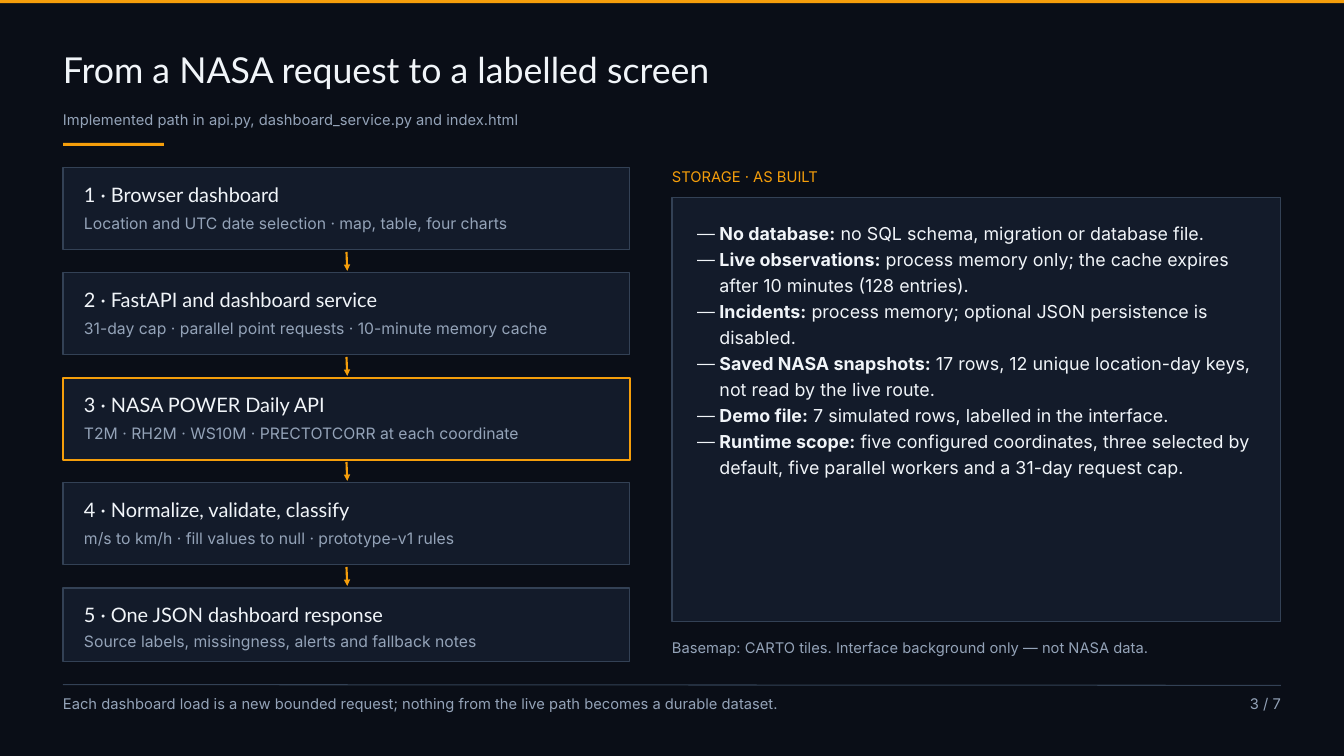
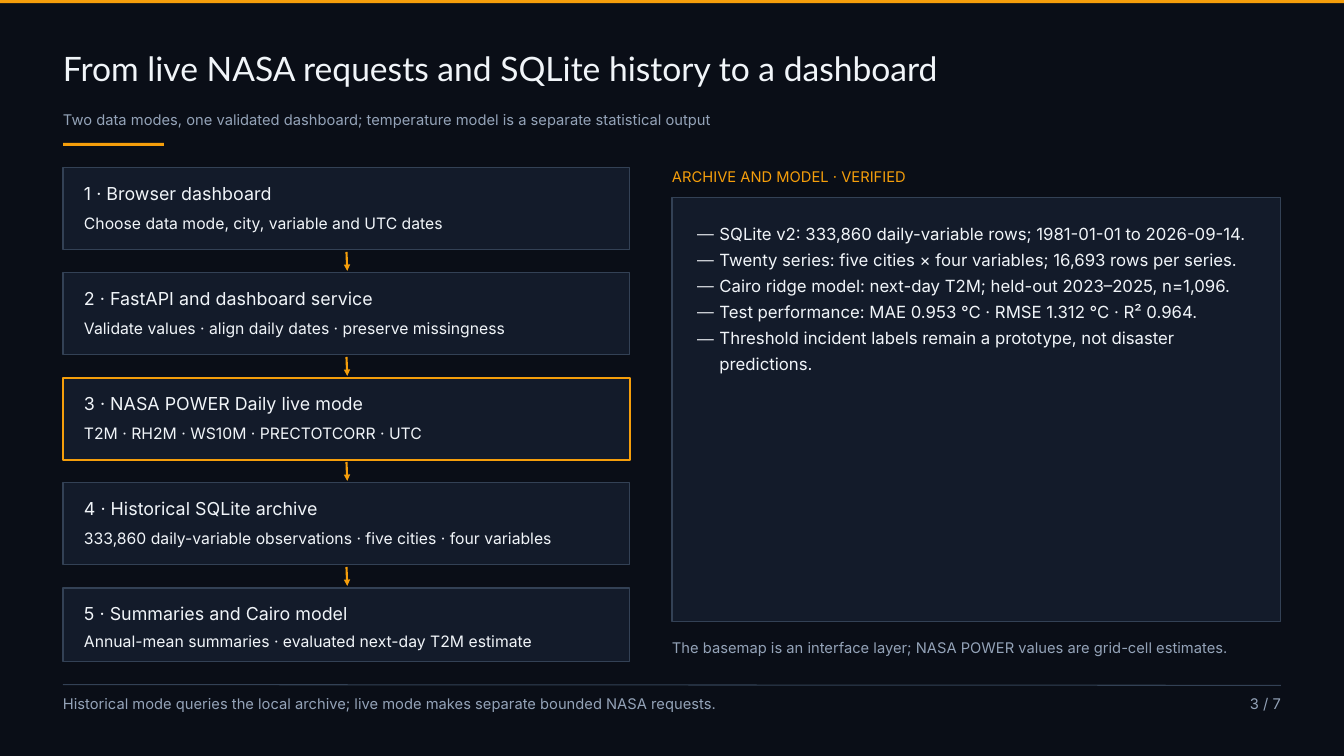
Before and after one commit to aliahmed-star/earthscope, a slide deck: slide 3 of submission_deliverables_2026-11-14/EarthScope_Final_Presentation.pptx. Drawn at 1344x756 pixels with LibreOffice and Linux fonts; fonts in the diff are those of the drawing. Boxes give left, top, right and bottom in pixels: in the first picture for what was removed or moved away, otherwise in the second. Text is boxed around its words. In the diff, an @@ line names an element or a change of style, - is before the commit and + after.

Commit message:
Update deliverables, report, presentation and demo video

```diff
--- a/submission_deliverables_2026-11-14/EarthScope_Final_Presentation.pptx
+++ b/submission_deliverables_2026-11-14/EarthScope_Final_Presentation.pptx
@@ text at <box>63,56,938,87</box>: text changed; size 34 to 32 pt @@
-From a NASA request to a labelled screen
+From live NASA requests and SQLite history to a dashboard
@@ text at <box>63,114,711,128</box>: text changed @@
-Implemented path in api.py, dashboard_service.py and index.html
+Two data modes, one validated dashboard; temperature model is a separate statistical output
@@ text at <box>672,171,906,182</box>: text changed @@
-STORAGE · AS BUILT
+ARCHIVE AND MODEL · VERIFIED
@@ text "1 · Browser dashboard" at <box>84,187,271,200</box>: size 19 to 17 pt, font Lato to Inter @@
@@ text at <box>84,217,443,233</box>: text changed; text colour #94A3B8 to #F1F5F9 @@
-Location and UTC date selection · map, table, four charts
+Choose data mode, city, variable and UTC dates
@@ text at <box>719,227,1246,374</box>: text changed; size 17 to 16 pt @@
-— No database: no SQL schema, migration or database file.
-— Live observations: process memory only; the cache expires after 10 minutes (128 entries).
-— Incidents: process memory; optional JSON persistence is disabled.
-— Saved NASA snapshots: 17 rows, 12 unique location-day keys, not read by the live route.
-— Demo file: 7 simulated rows, labelled in the interface.
-— Runtime scope: five configured coordinates, three selected by default, five parallel workers and a 31-day request cap.
+— SQLite v2: 333,860 daily-variable rows; 1981-01-01 to 2026-09-14.
+— Twenty series: five cities × four variables; 16,693 rows per series.
+— Cairo ridge model: next-day T2M; held-out 2023–2025, n=1,096.
+— Test performance: MAE 0.953 °C · RMSE 1.312 °C · R² 0.964.
+— Threshold incident labels remain a prototype, not disaster predictions.
@@ text "2 · FastAPI and dashboard ..." at <box>84,291,373,306</box>: size 19 to 17 pt, font Lato to Inter @@
@@ text at <box>84,322,505,338</box>: text changed; text colour #94A3B8 to #F1F5F9 @@
-31-day cap · parallel point requests · 10-minute memory cache
+Validate values · align daily dates · preserve missingness
@@ text at <box>84,396,363,414</box>: text changed; size 19 to 17 pt; font Lato to Inter @@
-3 · NASA POWER Daily API
+3 · NASA POWER Daily live mode
@@ text at <box>84,427,422,439</box>: text changed; text colour #94A3B8 to #F1F5F9 @@
-T2M · RH2M · WS10M · PRECTOTCORR at each coordinate
+T2M · RH2M · WS10M · PRECTOTCORR · UTC
@@ text at <box>84,501,318,517</box>: text changed; size 19 to 17 pt; font Lato to Inter @@
-4 · Normalize, validate, classify
+4 · Historical SQLite archive
@@ text at <box>84,532,551,548</box>: text changed; text colour #94A3B8 to #F1F5F9 @@
-m/s to km/h · fill values to null · prototype-v1 rules
+333,860 daily-variable observations · five cities · four variables
@@ text at <box>84,606,347,621</box>: text changed; size 19 to 17 pt; font Lato to Inter @@
-5 · One JSON dashboard response
+5 · Summaries and Cairo model
@@ text at <box>84,635,532,651</box>: text changed; text colour #94A3B8 to #F1F5F9 @@
-Source labels, missingness, alerts and fallback notes
+Annual-mean summaries · evaluated next-day T2M estimate
@@ text at <box>672,642,1227,656</box>: text changed @@
-Basemap: CARTO tiles. Interface background only — not NASA data.
+The basemap is an interface layer; NASA POWER values are grid-cell estimates.
@@ text at <box>63,698,716,712</box>: text changed @@
-Each dashboard load is a new bounded request; nothing from the live path becomes a durable dataset.
+Historical mode queries the local archive; live mode makes separate bounded NASA requests.
```
Also in this commit, not shown: 4 other slides changed, 1 slide added, 1 slide removed, 31 other files.
